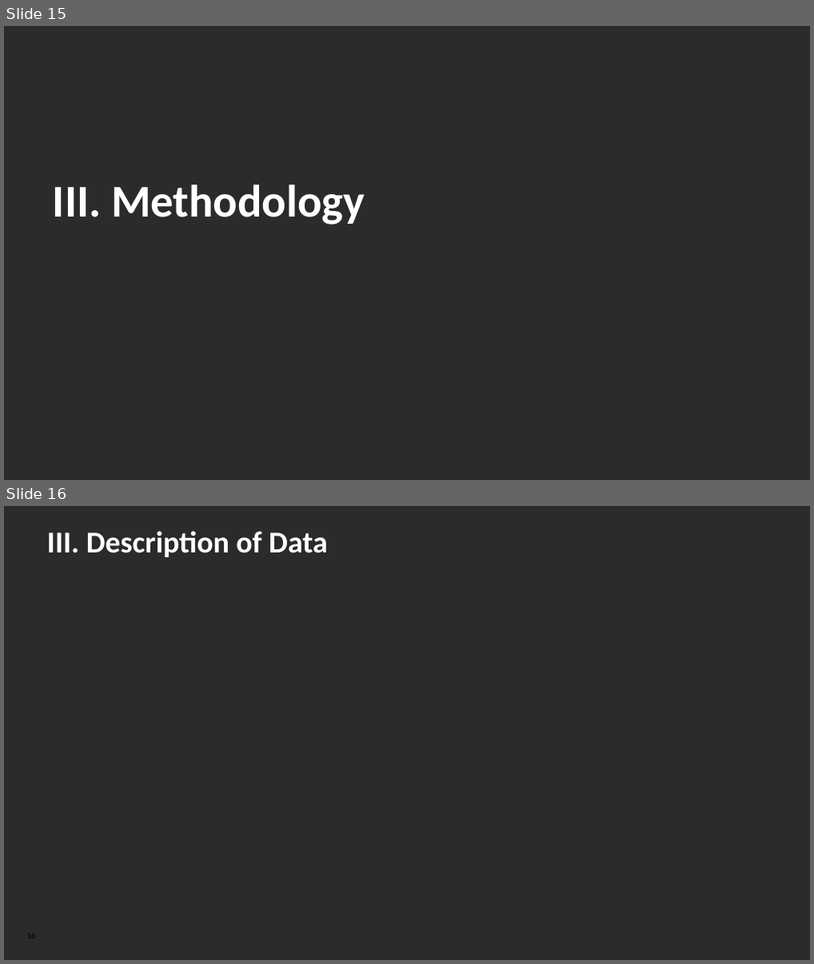
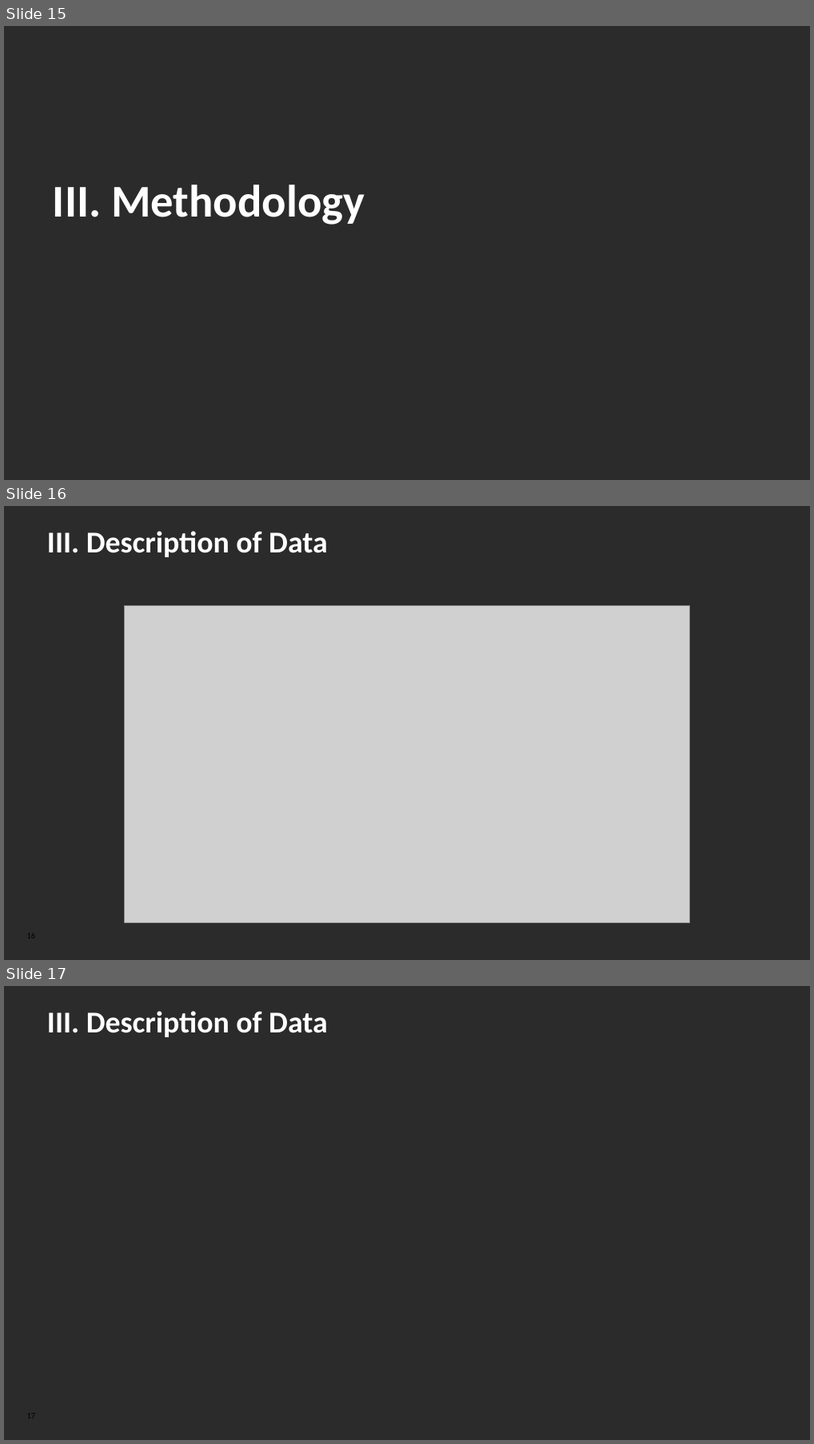
Before and after one commit to NagsTheProgrammer/WindGNN, a slide deck: A Recurrent Graph-Convolutional Network for Wind Speed Prediction.pptx. Shown one above the other, each under a label of ours: slides 15 and 16 before the commit, slides 15, 16 and 17 after it. The pictures are 814x964 and 814x1444 pixels, drawn with LibreOffice and Linux fonts; fonts in the diff are those of the drawing; grey boxes stand for pictures; background and template pictures are left out; a plain dark background stands for a picture behind light text. Boxes give left, top, right and bottom in pixels: in the first picture for what was removed or moved away, otherwise in the second. Text is boxed around its words. In the diff, an @@ line names an element or a change of style, - is before the commit and + after.

```diff
--- a/A Recurrent Graph-Convolutional Network for Wind Speed Prediction.pptx
+++ b/A Recurrent Graph-Convolutional Network for Wind Speed Prediction.pptx
@@ slide 16 added at bbox=[4, 506, 810, 960], background picture (left out) @@
@@ title added at bbox=[47, 531, 327, 557], 36 pt, text #FFFFFF, bold @@
+III. Description of Data
@@ picture added at bbox=[124, 605, 690, 923] @@
@@ page number added at bbox=[27, 930, 36, 940], 10 pt, text #000000 @@
+16
@@ what was slide 16 is now slide 17 @@
```
Also in this commit, not shown: 2 slides changed.
